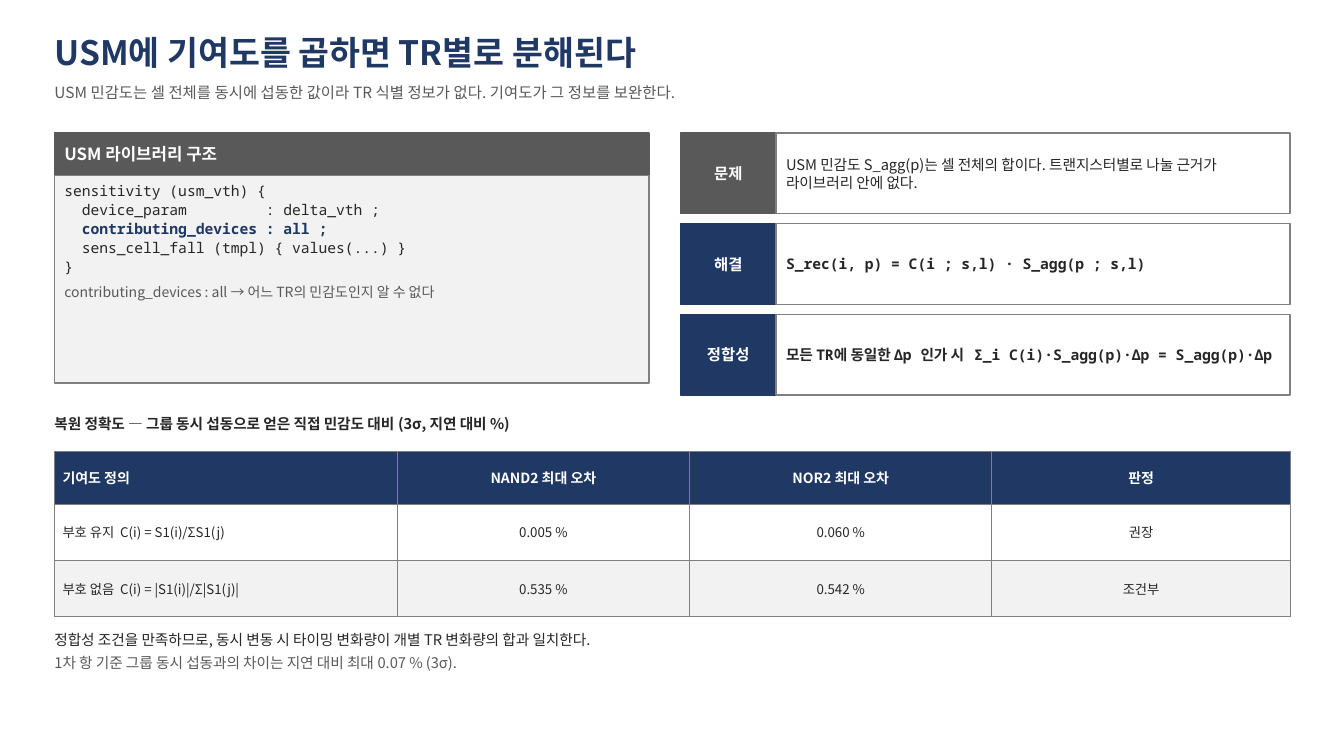
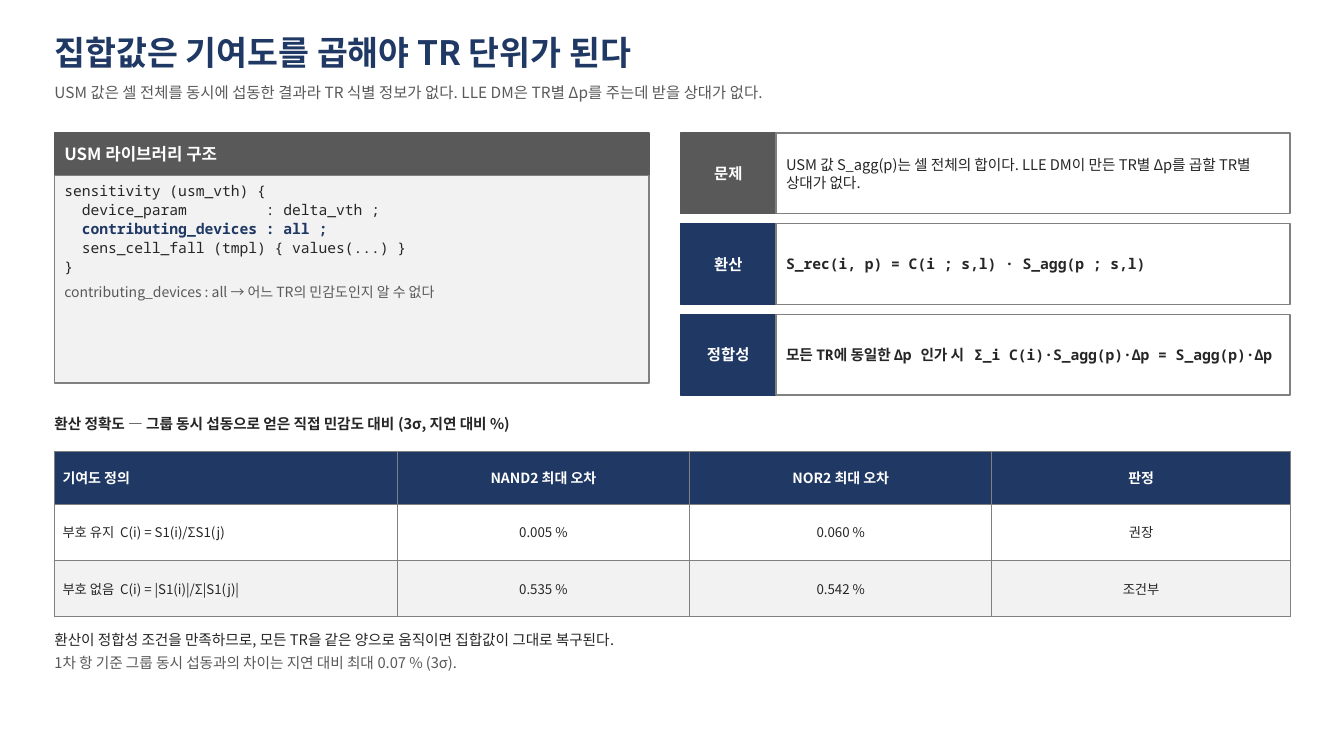
Before and after one commit to Yoobeom/Yoobeom, a slide deck: slide 3 of lvf_global_var/doc/slides/invention_4steps.pptx. Drawn at 1344x756 pixels with LibreOffice and Linux fonts; fonts in the diff are those of the drawing. Boxes give left, top, right and bottom in pixels: in the first picture for what was removed or moved away, otherwise in the second. Text is boxed around its words. In the diff, an @@ line names an element or a change of style, - is before the commit and + after.

```diff
--- a/lvf_global_var/doc/slides/invention_4steps.pptx
+++ b/lvf_global_var/doc/slides/invention_4steps.pptx
@@ text at box(54, 36, 631, 68): text changed @@
-USM에 기여도를 곱하면 TR별로 분해된다
+집합값은 기여도를 곱해야 TR 단위가 된다
@@ text at box(54, 85, 763, 102): text changed @@
-USM 민감도는 셀 전체를 동시에 섭동한 값이라 TR 식별 정보가 없다. 기여도가 그 정보를 보완한다.
+USM 값은 셀 전체를 동시에 섭동한 결과라 TR 식별 정보가 없다. LLE DM은 TR별 Δp를 주는데 받을 상대가 없다.
@@ text in rectangle at box(786, 157, 1251, 189): text changed @@
-USM 민감도 S_agg(p)는 셀 전체의 합이다. 트랜지스터별로 나눌 근거가 라이브러리 안에 없다.
+USM 값 S_agg(p)는 셀 전체의 합이다. LLE DM이 만든 TR별 Δp를 곱할 TR별 상대가 없다.
@@ text in rectangle at box(714, 257, 742, 271): text changed @@
-해결
+환산
@@ text at box(54, 416, 487, 432): text changed @@
-복원 정확도 — 그룹 동시 섭동으로 얻은 직접 민감도 대비 (3σ, 지연 대비 %)
+환산 정확도 — 그룹 동시 섭동으로 얻은 직접 민감도 대비 (3σ, 지연 대비 %)
@@ text at box(54, 632, 614, 648): text changed @@
-정합성 조건을 만족하므로, 동시 변동 시 타이밍 변화량이 개별 TR 변화량의 합과 일치한다.
+환산이 정합성 조건을 만족하므로, 모든 TR을 같은 양으로 움직이면 집합값이 그대로 복구된다.
```
Also in this commit, not shown: 4 other slides changed, 1 other file.
